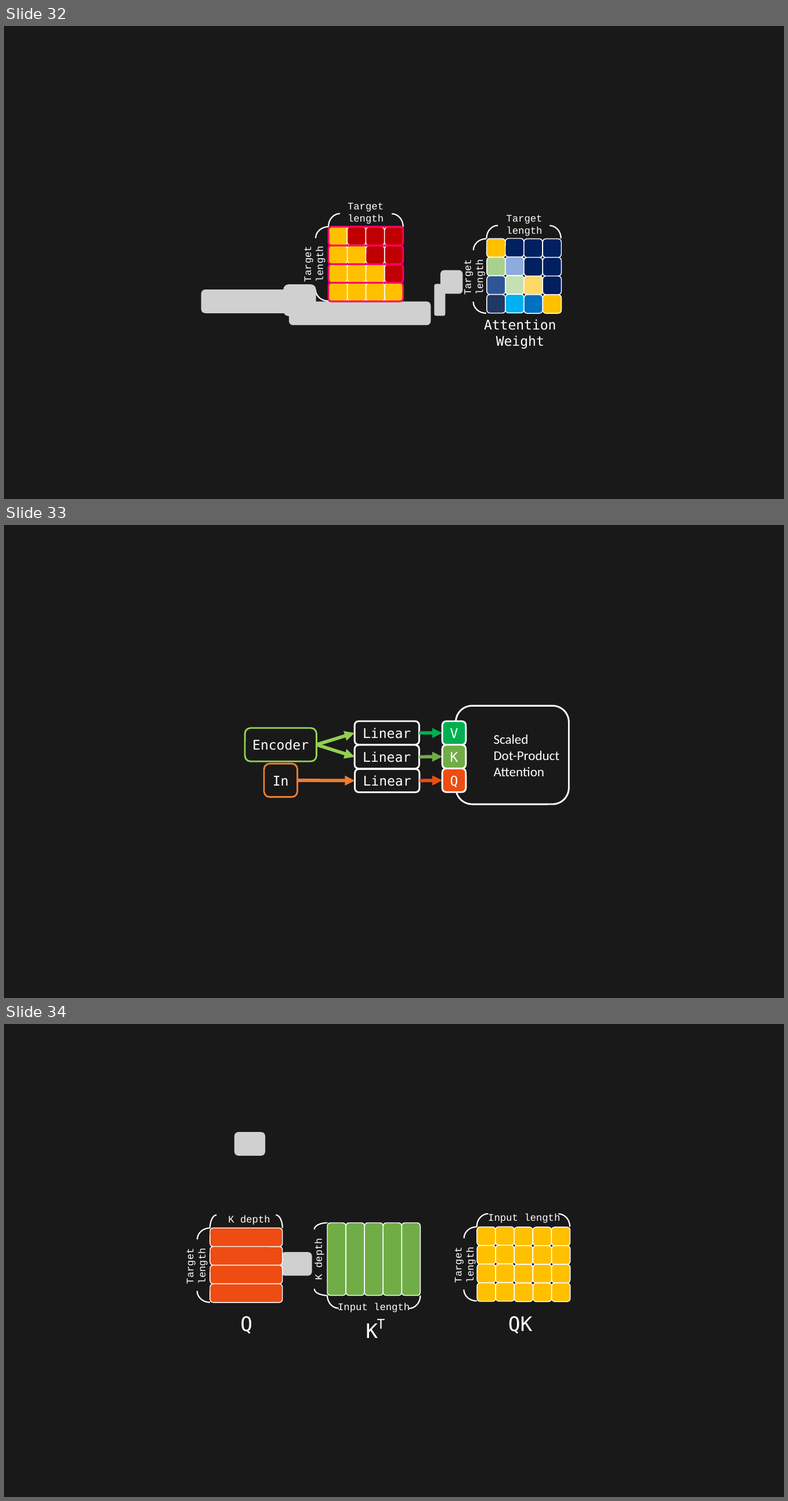
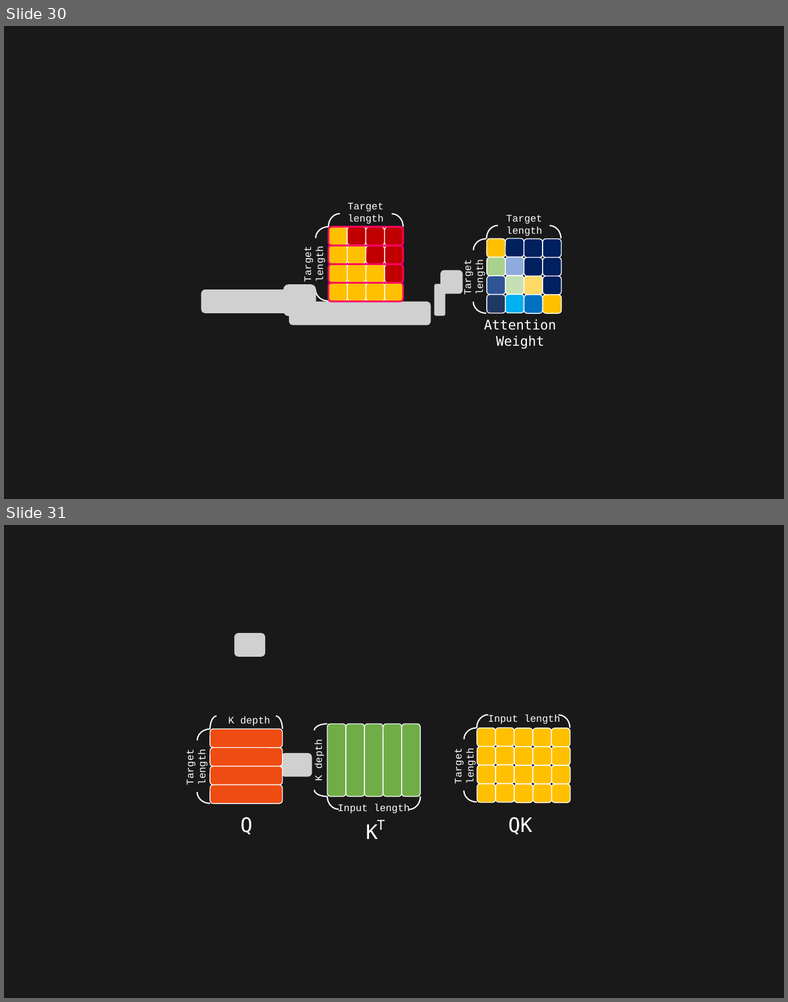
Before and after one commit to toonnyy8/PPT, a slide deck: Attention-is-all-you-need/image.pptx. Shown one above the other, each under a label of ours: slides 32, 33 and 34 before the commit, slides 30 and 31 after it. The pictures are 788x1501 and 788x1002 pixels, drawn with LibreOffice and Linux fonts; fonts in the diff are those of the drawing; grey boxes stand for pictures. Boxes give left, top, right and bottom in pixels: in the first picture for what was removed or moved away, otherwise in the second. Text is boxed around its words. In the diff, an @@ line names an element or a change of style, - is before the commit and + after.

```diff
--- a/Attention-is-all-you-need/image.pptx
+++ b/Attention-is-all-you-need/image.pptx
@@ slide 33 removed at box(4, 525, 784, 998), background #191919 @@
@@ rounded rectangle removed at box(456, 705, 569, 804) @@
-  Scaled
-  Dot-Product Attention
@@ rounded rectangle removed at box(245, 728, 317, 761) @@
-Encoder
@@ arrow removed from (317, 744) to (354, 733) @@
@@ rounded rectangle removed at box(354, 721, 419, 744) @@
-Linear
@@ arrow removed from (419, 733) to (442, 733) @@
@@ rounded rectangle removed at box(442, 721, 466, 745) @@
-V
@@ arrow removed from (317, 744) to (354, 756) @@
@@ rounded rectangle removed at box(354, 745, 419, 769) @@
-Linear
@@ rounded rectangle removed at box(442, 745, 466, 769) @@
-K
@@ rounded rectangle removed at box(264, 763, 297, 796) @@
-In
@@ arrow removed from (419, 756) to (442, 756) @@
@@ arrow removed from (297, 780) to (355, 780) @@
@@ rounded rectangle removed at box(355, 769, 419, 792) @@
-Linear
@@ arrow removed from (419, 780) to (442, 780) @@
@@ rounded rectangle removed at box(442, 769, 466, 792) @@
-Q
@@ what was slide 32 is now slide 30 @@
@@ what was slide 34 is now slide 31 @@
```
Also in this commit, not shown: 3 slides changed, 2 other slides removed, 15 other files.
